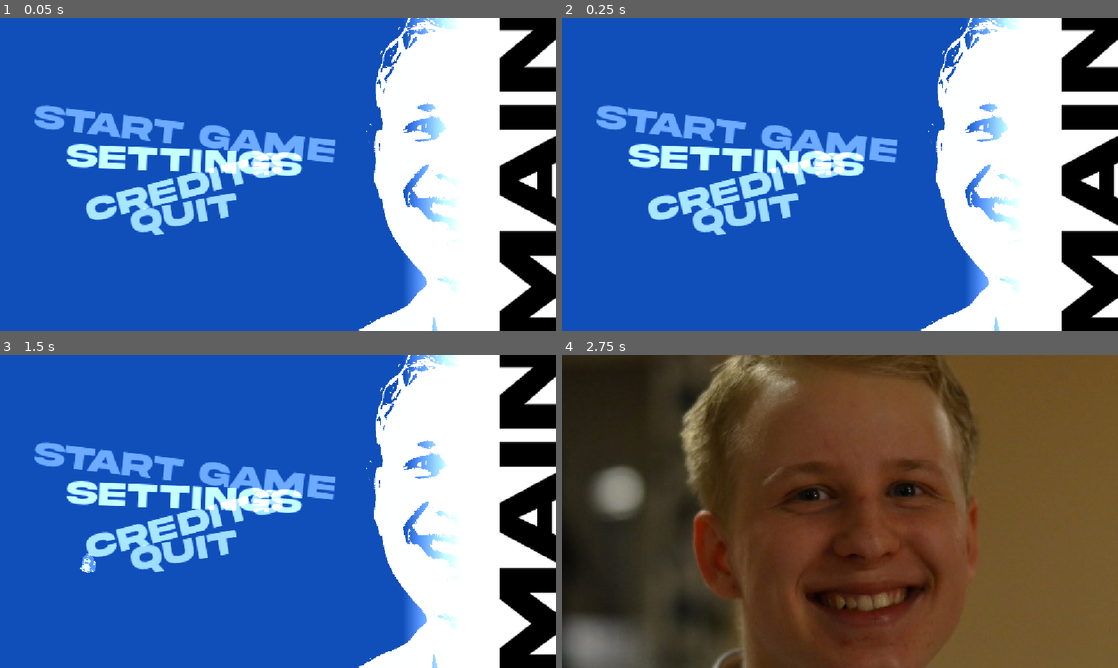
Above: before the commit, frames 1-4 (two rows, left to right).
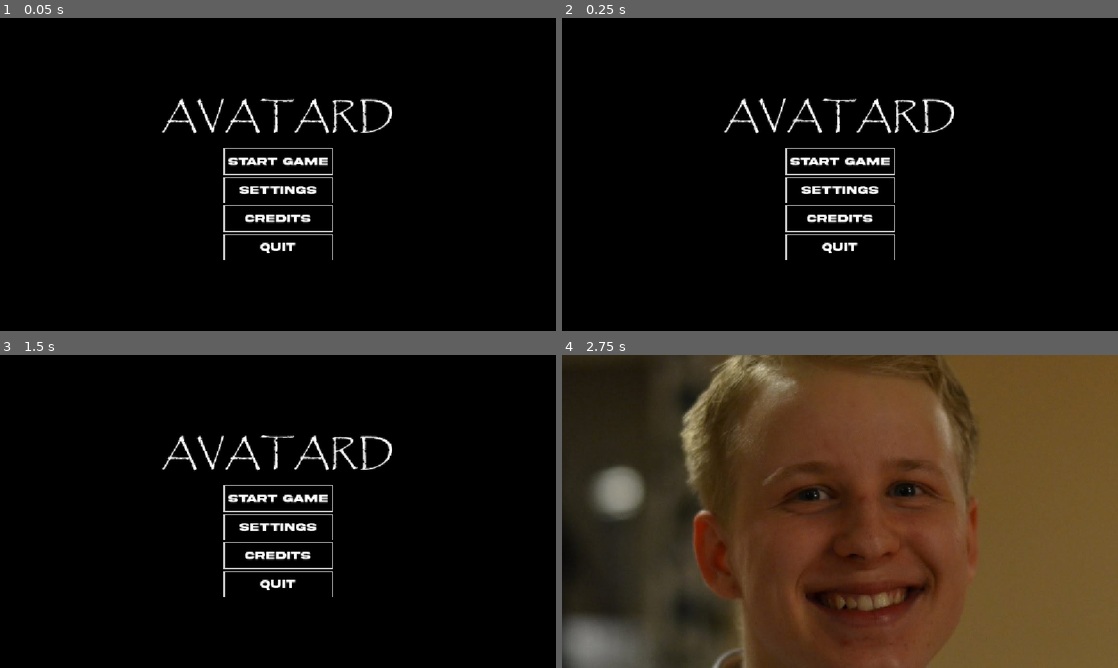
Above: after the commit, the same moments.

Repository: Mertaful/LEGOdot
Game: Godot game, scene res://lego_pieces/menu_plain/plain_main_menu.tscn
Same seed, same stepped clock (60 frames per second), same inputs: the game is played once before the commit and once after it. Before the commit the project starts from res://lego_pieces/menu_persona/main_menu_persona.tscn.
Inputs (mouse positions are in pixels of both pictures, inside the frame that each line leads up to):
- Up to frame 1 (0.05 s): no input
- Up to frame 2 (0.25 s): no input
- Up to frame 3 (1.5 s): click "settings" (after the commit: "SETTINGS") at 0.5 s; click (38, 639) at 1.25 s, where only the run after the commit has a clickable "BACK"
- Up to frame 4 (2.75 s): click "Start game" (after the commit: "START GAME") at 2 s

The runs differ from the first frame. In frame 1, 93% of the frame differs, in the area x 0-100%, y 0-100%; in frame 2, 93%; in frame 3, 93%; in frame 4, nothing differs.

Commit message:
[Main menu] Foundational stuff for settings and saving

Diff:
--- a/mainmenu/lego_pieces/menu_plain/plain_main_menu.tscn
+++ b/mainmenu/lego_pieces/menu_plain/plain_main_menu.tscn
@@ -4,6 +4,7 @@
 [ext_resource type="PackedScene" uid="uid://cjv1o4kkfd50g" path="res://preview/game_scene.tscn" id="2_cgjpr"]
 [ext_resource type="Theme" uid="uid://cerq7m6dk0m1r" path="res://lego_pieces/menu_plain/plain_theme.tres" id="2_j2rfp"]
 [ext_resource type="PackedScene" uid="uid://d0wc8lgutoidh" path="res://preview/credits_scene.tscn" id="3_0cavu"]
+[ext_resource type="PackedScene" uid="uid://y22r0btrbo3u" path="res://lego_pieces/menu_plain/plain_settings_menu.tscn" id="3_5mxha"]
 [ext_resource type="FontFile" uid="uid://cekihffdax7kb" path="res://preview/papyrus.ttf" id="3_bxdtu"]
 
 [node name="PlainMainMenu" type="Control" unique_id=1206041896]
@@ -15,6 +16,7 @@
 grow_vertical = 2
 script = ExtResource("1_4dfbv")
 _game_scene = ExtResource("2_cgjpr")
+_settings_scene = ExtResource("3_5mxha")
 _credits_scene = ExtResource("3_0cavu")
 metadata/_custom_type_script = "uid://cxoj74t7klsel"
 
@@ -48,7 +50,7 @@
 theme_type_variation = &"Title"
 theme_override_fonts/normal_font = ExtResource("3_bxdtu")
 bbcode_enabled = true
-text = "[shake rate=20.0 level=5 connected=1]GAME TITLE[/shake]"
+text = "[shake rate=20.0 level=5 connected=1]AVATARD[/shake]"
 fit_content = true
 autowrap_mode = 0
 autowrap_trim_flags = 0
--- /dev/null
+++ b/mainmenu/lego_pieces/menu_plain/plain_settings_menu.gd
@@ -0,0 +1,11 @@
+extends Control
+
+@onready var back_button: Button = %BackButton
+
+
+func _ready() -> void:
+	if back_button:
+		var back_lambda = func() :
+			get_parent().remove_child(self)
+			queue_free()
+		back_button.pressed.connect(back_lambda)
--- /dev/null
+++ b/mainmenu/lego_pieces/menu_plain/plain_settings_menu.tscn
@@ -0,0 +1,227 @@
+[gd_scene format=3 uid="uid://y22r0btrbo3u"]
+
+[ext_resource type="Script" uid="uid://ubh2qn75x6im" path="res://lego_pieces/menu_plain/plain_settings_menu.gd" id="1_5fc6y"]
+[ext_resource type="Theme" uid="uid://cerq7m6dk0m1r" path="res://lego_pieces/menu_plain/plain_theme.tres" id="2_ul2pi"]
+
+[node name="Settings" type="Control" unique_id=1866077365]
+layout_mode = 3
+anchors_preset = 15
+anchor_right = 1.0
+anchor_bottom = 1.0
+grow_horizontal = 2
+grow_vertical = 2
+script = ExtResource("1_5fc6y")
+
+[node name="ColorRect" type="ColorRect" parent="." unique_id=1177444684]
+layout_mode = 1
+anchors_preset = 15
+anchor_right = 1.0
+anchor_bottom = 1.0
+grow_horizontal = 2
+grow_vertical = 2
+color = Color(0, 0, 0, 1)
+
+[node name="MarginContainer" type="MarginContainer" parent="." unique_id=1031869919]
+layout_mode = 1
+anchors_preset = 15
+anchor_right = 1.0
+anchor_bottom = 1.0
+grow_horizontal = 2
+grow_vertical = 2
+theme = ExtResource("2_ul2pi")
+theme_type_variation = &"SubMenuMargins"
+
+[node name="VBoxContainer" type="VBoxContainer" parent="MarginContainer" unique_id=536007181]
+layout_mode = 2
+
+[node name="RichTextLabel" type="RichTextLabel" parent="MarginContainer/VBoxContainer" unique_id=868920002]
+layout_mode = 2
+theme = ExtResource("2_ul2pi")
+theme_type_variation = &"SubMenuTitle"
+text = "SETTINGS"
+fit_content = true
+autowrap_mode = 0
+
+[node name="TabContainer" type="TabContainer" parent="MarginContainer/VBoxContainer" unique_id=676899279]
+layout_mode = 2
+size_flags_vertical = 3
+theme = ExtResource("2_ul2pi")
+current_tab = 0
+
+[node name="Gameplay" type="VBoxContainer" parent="MarginContainer/VBoxContainer/TabContainer" unique_id=2044492790]
+layout_mode = 2
+metadata/_tab_index = 0
+
+[node name="Control" type="VBoxContainer" parent="MarginContainer/VBoxContainer/TabContainer" unique_id=173542820]
+visible = false
+layout_mode = 2
+metadata/_tab_index = 1
+
+[node name="Video" type="VBoxContainer" parent="MarginContainer/VBoxContainer/TabContainer" unique_id=1018458539]
+visible = false
+layout_mode = 2
+metadata/_tab_index = 2
+
+[node name="Audio" type="VBoxContainer" parent="MarginContainer/VBoxContainer/TabContainer" unique_id=392918162]
+visible = false
+layout_mode = 2
+metadata/_tab_index = 3
+
+[node name="Language" type="VBoxContainer" parent="MarginContainer/VBoxContainer/TabContainer" unique_id=586980366]
+visible = false
+layout_mode = 2
+metadata/_tab_index = 4
+
+[node name="MarginContainer" type="MarginContainer" parent="MarginContainer/VBoxContainer/TabContainer/Language" unique_id=2050564085]
+layout_mode = 2
+size_flags_vertical = 3
+theme_override_constants/margin_left = 10
+theme_override_constants/margin_top = 10
+theme_override_constants/margin_right = 10
+theme_override_constants/margin_bottom = 10
+
+[node name="ScrollContainer" type="ScrollContainer" parent="MarginContainer/VBoxContainer/TabContainer/Language/MarginContainer" unique_id=792358863]
+layout_mode = 2
+
+[node name="VBoxContainer" type="VBoxContainer" parent="MarginContainer/VBoxContainer/TabContainer/Language/MarginContainer/ScrollContainer" unique_id=1698146112]
+layout_mode = 2
+
+[node name="Label" type="Label" parent="MarginContainer/VBoxContainer/TabContainer/Language/MarginContainer/ScrollContainer/VBoxContainer" unique_id=1792660234]
+layout_mode = 2
+text = "French sucks"
+
+[node name="Label2" type="Label" parent="MarginContainer/VBoxContainer/TabContainer/Language/MarginContainer/ScrollContainer/VBoxContainer" unique_id=1559077440]
+layout_mode = 2
+text = "French sucks"
+
+[node name="Label3" type="Label" parent="MarginContainer/VBoxContainer/TabContainer/Language/MarginContainer/ScrollContainer/VBoxContainer" unique_id=684269984]
+layout_mode = 2
+text = "French sucks"
+
+[node name="Label4" type="Label" parent="MarginContainer/VBoxContainer/TabContainer/Language/MarginContainer/ScrollContainer/VBoxContainer" unique_id=2017517663]
+layout_mode = 2
+text = "French sucks"
+
+[node name="Label5" type="Label" parent="MarginContainer/VBoxContainer/TabContainer/Language/MarginContainer/ScrollContainer/VBoxContainer" unique_id=778923185]
+layout_mode = 2
+text = "French sucks"
+
+[node name="Label6" type="Label" parent="MarginContainer/VBoxContainer/TabContainer/Language/MarginContainer/ScrollContainer/VBoxContainer" unique_id=1007577185]
+layout_mode = 2
+text = "French sucks"
+
+[node name="Label7" type="Label" parent="MarginContainer/VBoxContainer/TabContainer/Language/MarginContainer/ScrollContainer/VBoxContainer" unique_id=771737989]
+layout_mode = 2
+text = "French sucks"
+
+[node name="Label8" type="Label" parent="MarginContainer/VBoxContainer/TabContainer/Language/MarginContainer/ScrollContainer/VBoxContainer" unique_id=1926235062]
+layout_mode = 2
+text = "French sucks"
+
+[node name="Label9" type="Label" parent="MarginContainer/VBoxContainer/TabContainer/Language/MarginContainer/ScrollContainer/VBoxContainer" unique_id=827659575]
+layout_mode = 2
+text = "French sucks"
+
+[node name="Label10" type="Label" parent="MarginContainer/VBoxContainer/TabContainer/Language/MarginContainer/ScrollContainer/VBoxContainer" unique_id=1695407139]
+layout_mode = 2
+text = "French sucks"
+
+[node name="Label11" type="Label" parent="MarginContainer/VBoxContainer/TabContainer/Language/MarginContainer/ScrollContainer/VBoxContainer" unique_id=584809414]
+layout_mode = 2
+text = "French sucks"
+
+[node name="Label12" type="Label" parent="MarginContainer/VBoxContainer/TabContainer/Language/MarginContainer/ScrollContainer/VBoxContainer" unique_id=1922446137]
+layout_mode = 2
+text = "French sucks"
+
+[node name="Label13" type="Label" parent="MarginContainer/VBoxContainer/TabContainer/Language/MarginContainer/ScrollContainer/VBoxContainer" unique_id=943741141]
+layout_mode = 2
+text = "French sucks"
+
+[node name="Label14" type="Label" parent="MarginContainer/VBoxContainer/TabContainer/Language/MarginContainer/ScrollContainer/VBoxContainer" unique_id=502268469]
+layout_mode = 2
+text = "French sucks"
+
+[node name="Label15" type="Label" parent="MarginContainer/VBoxContainer/TabContainer/Language/MarginContainer/ScrollContainer/VBoxContainer" unique_id=1858216827]
+layout_mode = 2
+text = "French sucks"
+
+[node name="Label16" type="Label" parent="MarginContainer/VBoxContainer/TabContainer/Language/MarginContainer/ScrollContainer/VBoxContainer" unique_id=1762367747]
+layout_mode = 2
+text = "French sucks"
+
+[node name="Label17" type="Label" parent="MarginContainer/VBoxContainer/TabContainer/Language/MarginContainer/ScrollContainer/VBoxContainer" unique_id=181687691]
+layout_mode = 2
+text = "French sucks"
+
+[node name="Label18" type="Label" parent="MarginContainer/VBoxContainer/TabContainer/Language/MarginContainer/ScrollContainer/VBoxContainer" unique_id=288669970]
+layout_mode = 2
+text = "French sucks"
+
+[node name="Label19" type="Label" parent="MarginContainer/VBoxContainer/TabContainer/Language/MarginContainer/ScrollContainer/VBoxContainer" unique_id=1252053770]
+layout_mode = 2
+text = "French sucks"
+
+[node name="Label20" type="Label" parent="MarginContainer/VBoxContainer/TabContainer/Language/MarginContainer/ScrollContainer/VBoxContainer" unique_id=690844239]
+layout_mode = 2
+text = "French sucks"
+
+[node name="Label21" type="Label" parent="MarginContainer/VBoxContainer/TabContainer/Language/MarginContainer/ScrollContainer/VBoxContainer" unique_id=638160843]
+layout_mode = 2
+text = "French sucks"
+
+[node name="Label22" type="Label" parent="MarginContainer/VBoxContainer/TabContainer/Language/MarginContainer/ScrollContainer/VBoxContainer" unique_id=928444606]
+layout_mode = 2
+text = "French sucks"
+
+[node name="Label23" type="Label" parent="MarginContainer/VBoxContainer/TabContainer/Language/MarginContainer/ScrollContainer/VBoxContainer" unique_id=1620148409]
+layout_mode = 2
+text = "French sucks"
+
+[node name="Label24" type="Label" parent="MarginContainer/VBoxContainer/TabContainer/Language/MarginContainer/ScrollContainer/VBoxContainer" unique_id=438301480]
+layout_mode = 2
+text = "French sucks"
+
+[node name="Label25" type="Label" parent="MarginContainer/VBoxContainer/TabContainer/Language/MarginContainer/ScrollContainer/VBoxContainer" unique_id=1622856589]
+layout_mode = 2
+text = "French sucks"
+
+[node name="Label26" type="Label" parent="MarginContainer/VBoxContainer/TabContainer/Language/MarginContainer/ScrollContainer/VBoxContainer" unique_id=1002955638]
+layout_mode = 2
+text = "French sucks"
+
+[node name="Label27" type="Label" parent="MarginContainer/VBoxContainer/TabContainer/Language/MarginContainer/ScrollContainer/VBoxContainer" unique_id=2130255598]
+layout_mode = 2
+text = "French sucks"
+
+[node name="Label28" type="Label" parent="MarginContainer/VBoxContainer/TabContainer/Language/MarginContainer/ScrollContainer/VBoxContainer" unique_id=383408366]
+layout_mode = 2
+text = "French sucks"
+
+[node name="Label29" type="Label" parent="MarginContainer/VBoxContainer/TabContainer/Language/MarginContainer/ScrollContainer/VBoxContainer" unique_id=356619758]
+layout_mode = 2
+text = "French sucks"
+
+[node name="Label30" type="Label" parent="MarginContainer/VBoxContainer/TabContainer/Language/MarginContainer/ScrollContainer/VBoxContainer" unique_id=1034315855]
+layout_mode = 2
+text = "French sucks"
+
+[node name="Label31" type="Label" parent="MarginContainer/VBoxContainer/TabContainer/Language/MarginContainer/ScrollContainer/VBoxContainer" unique_id=275694330]
+layout_mode = 2
+text = "French sucks"
+
+[node name="Label32" type="Label" parent="MarginContainer/VBoxContainer/TabContainer/Language/MarginContainer/ScrollContainer/VBoxContainer" unique_id=2017673686]
+layout_mode = 2
+text = "French sucks"
+
+[node name="Label33" type="Label" parent="MarginContainer/VBoxContainer/TabContainer/Language/MarginContainer/ScrollContainer/VBoxContainer" unique_id=749670651]
+layout_mode = 2
+text = "French sucks"
+
+[node name="BackButton" type="Button" parent="MarginContainer/VBoxContainer" unique_id=1653360124]
+unique_name_in_owner = true
+layout_mode = 2
+size_flags_horizontal = 0
+theme = ExtResource("2_ul2pi")
+theme_type_variation = &"MainMenuButtons"
+text = "BACK"
--- a/mainmenu/lego_pieces/menu_plain/plain_theme.tres
+++ b/mainmenu/lego_pieces/menu_plain/plain_theme.tres
@@ -35,6 +35,48 @@
 
 [sub_resource type="SystemFont" id="SystemFont_x7abr"]
 
+[sub_resource type="StyleBoxFlat" id="StyleBoxFlat_k0akp"]
+draw_center = false
+
+[sub_resource type="StyleBoxFlat" id="StyleBoxFlat_x15ge"]
+content_margin_left = 10.0
+content_margin_top = 2.0
+content_margin_right = 10.0
+content_margin_bottom = 2.0
+draw_center = false
+border_width_left = 1
+border_width_top = 1
+border_width_right = 1
+border_width_bottom = 1
+
+[sub_resource type="StyleBoxFlat" id="StyleBoxFlat_vhj6d"]
+content_margin_left = 10.0
+content_margin_top = 2.0
+content_margin_right = 10.0
+content_margin_bottom = 2.0
+bg_color = Color(1, 1, 1, 1)
+
+[sub_resource type="StyleBoxFlat" id="StyleBoxFlat_1p7ht"]
+
+[sub_resource type="StyleBoxFlat" id="StyleBoxFlat_ul2pi"]
+bg_color = Color(0.86467546, 0.86467516, 0.86467487, 1)
+
+[sub_resource type="StyleBoxFlat" id="StyleBoxFlat_x7jax"]
+bg_color = Color(0.72464263, 0.72464263, 0.72464246, 1)
+
+[sub_resource type="StyleBoxFlat" id="StyleBoxFlat_8x3y4"]
+content_margin_left = 2.0
+content_margin_top = 1.0
+content_margin_right = 2.0
+content_margin_bottom = 1.0
+bg_color = Color(0.6, 0.6, 0.6, 0.40392157)
+draw_center = false
+border_width_left = 1
+border_width_top = 1
+border_width_right = 1
+border_width_bottom = 1
+border_color = Color(0.8, 0.8, 0.8, 0.4745098)
+
 [resource]
 Button/colors/font_disabled_color = Color(0.34033877, 0.34033957, 0.34033898, 0.5019608)
 Button/fonts/font = ExtResource("1_sjmrw")
@@ -50,6 +92,26 @@
 RichTextLabel/font_sizes/normal_font_size = 32
 RichTextLabel/fonts/bold_font = SubResource("SystemFont_x7abr")
 RichTextLabel/fonts/normal_font = ExtResource("1_sjmrw")
+SubMenuMargins/base_type = &"MarginContainer"
+SubMenuMargins/constants/margin_bottom = 30
+SubMenuMargins/constants/margin_left = 30
+SubMenuMargins/constants/margin_right = 30
+SubMenuMargins/constants/margin_top = 30
+SubMenuTitle/base_type = &"RichTextLabel"
+SubMenuTitle/font_sizes/normal_font_size = 30
+TabContainer/colors/font_hovered_color = Color(1, 1, 1, 1)
+TabContainer/colors/font_selected_color = Color(0, 0, 0, 1)
+TabContainer/colors/font_unselected_color = Color(0.70380783, 0.70380783, 0.70380783, 1)
+TabContainer/constants/tab_separation = 5
+TabContainer/fonts/font = ExtResource("1_sjmrw")
+TabContainer/styles/panel = SubResource("StyleBoxFlat_k0akp")
+TabContainer/styles/tab_hovered = SubResource("StyleBoxFlat_x15ge")
+TabContainer/styles/tab_selected = SubResource("StyleBoxFlat_vhj6d")
+TabContainer/styles/tab_unselected = SubResource("StyleBoxFlat_x15ge")
 Title/base_type = &"RichTextLabel"
 Title/font_sizes/normal_font_size = 75
 Title/fonts/normal_font = ExtResource("1_sjmrw")
+VScrollBar/styles/grabber = SubResource("StyleBoxFlat_1p7ht")
+VScrollBar/styles/grabber_highlight = SubResource("StyleBoxFlat_ul2pi")
+VScrollBar/styles/grabber_pressed = SubResource("StyleBoxFlat_x7jax")
+VScrollBar/styles/scroll = SubResource("StyleBoxFlat_8x3y4")
--- /dev/null
+++ b/mainmenu/lego_pieces/settings/user_settings.gd
@@ -0,0 +1,51 @@
+## No class_name, just register this in globals
+extends Node
+
+var window_resolution : Vector2i
+var window_fullscreen : bool
+var input_map_overrides : Dictionary[String, Array]
+
+func _input(event: InputEvent) -> void:
+	if event.is_action_pressed("debug_action"):
+		print("Debug action was just pressed.")
+
+
+func _ready() -> void:
+	window_resolution = get_window().size
+	window_fullscreen = get_window().mode == Window.MODE_EXCLUSIVE_FULLSCREEN || Window.MODE_FULLSCREEN
+	save_settings()
+
+
+## Returns true if it successfully added the override to the action
+func override_input_action(action_name : String, new_event : InputEvent) -> bool:
+	var added_override := false
+
+	if new_event is InputEventKey:
+		var key_event : InputEventKey = new_event
+		input_map_overrides[action_name] = [InputEvent.DEVICE_ID_KEYBOARD, key_event.keycode]
+		added_override = true
+	elif new_event is InputEventMouseButton:
+		var mouse_event : InputEventMouseButton = new_event
+		input_map_overrides[action_name] = [InputEvent.DEVICE_ID_MOUSE, mouse_event.button_index]
+		added_override = true
+
+	if added_override:
+		InputMap.action_erase_events(action_name)
+		InputMap.action_add_event(action_name, new_event)
+	return added_override
+
+func _build_save_dictionary() -> Dictionary:
+	return {
+		"resolution" : window_resolution,
+		"fullscreen" : window_fullscreen,
+		"input_overrides" : input_map_overrides
+	}
+
+func save_settings() -> void:
+	var save_file = FileAccess.open("user://user.settings", FileAccess.WRITE)
+	var json_string = JSON.stringify(_build_save_dictionary())
+	save_file.store_line(json_string)
+
+func load_settings() -> void:
+	var json = JSON.new()
+	#json.parse()
--- a/mainmenu/project.godot
+++ b/mainmenu/project.godot
@@ -12,9 +12,13 @@
 
 config/name="Main menu"
 config/tags=PackedStringArray("lego", "menu", "prototyping", "ui")
-run/main_scene="uid://chn3w2wxvei53"
+run/main_scene="uid://cva4qqwk1eg1g"
 config/features=PackedStringArray("4.7", "Forward Plus")
 config/icon="uid://c2sm8q8p31ly8"
+
+[autoload]
+
+UserSettings="*uid://dkix8mvlco3rw"
 
 [display]
 
@@ -25,6 +29,14 @@
 
 project/assembly_name="Main menu"
 
+[input]
+
+debug_action={
+"deadzone": 0.2,
+"events": [Object(InputEventKey,"resource_local_to_scene":false,"resource_name":"","device":-1,"window_id":0,"alt_pressed":false,"shift_pressed":false,"ctrl_pressed":false,"meta_pressed":false,"pressed":false,"keycode":0,"physical_keycode":77,"key_label":0,"unicode":109,"location":0,"echo":false,"script":null)
+]
+}
+
 [physics]
 
 3d/physics_engine="Jolt Physics"
Binary file added: mainmenu/lego_pieces/menu_plain/icons_atlas.png
Not shown, added: mainmenu/lego_pieces/menu_plain/icons_atlas.png.import
Not shown, added: mainmenu/lego_pieces/menu_plain/plain_settings_menu.gd.uid
Not shown, added: mainmenu/lego_pieces/settings/user_settings.gd.uid
